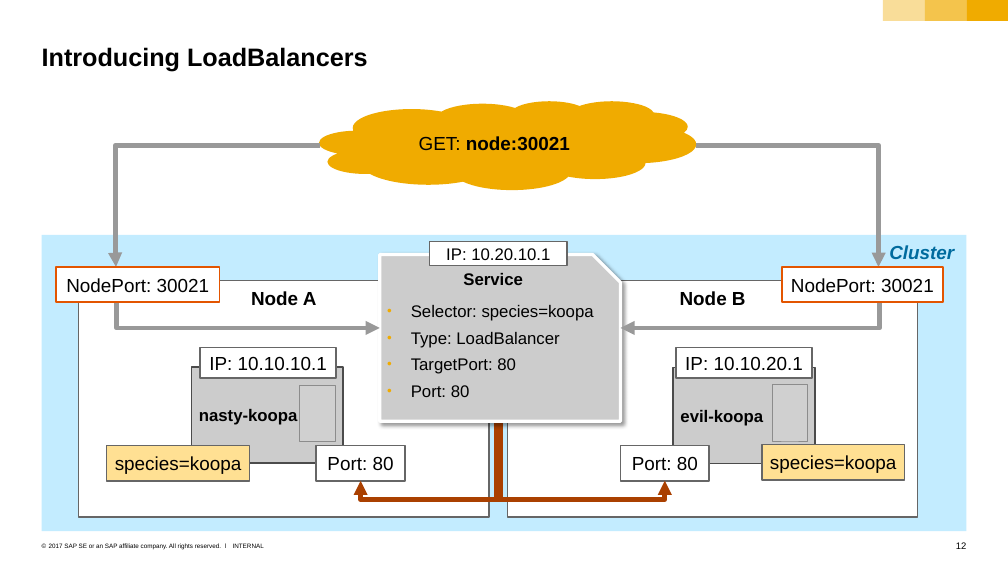
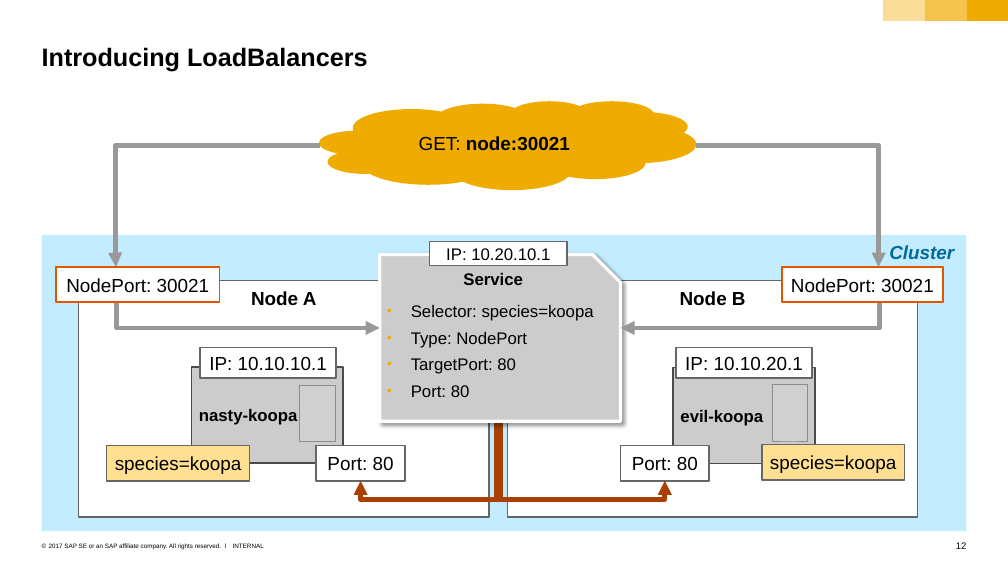
Before and after one commit to cuijiyao01/docker-k8s-training, a slide deck: slide 12 of kubernetes/04_networking_services.pptx. Drawn at 1008x567 pixels with LibreOffice and Linux fonts; fonts in the diff are those of the drawing; grey boxes stand for pictures. Boxes give left, top, right and bottom in pixels: in the first picture for what was removed or moved away, otherwise in the second. Text is boxed around its words. In the diff, an @@ line names an element or a change of style, - is before the commit and + after.

Commit message:
fix #244

```diff
--- a/kubernetes/04_networking_services.pptx
+++ b/kubernetes/04_networking_services.pptx
@@ text in snip rect at [411, 332, 527, 348]: text changed @@
-• Type: LoadBalancer
+• Type: NodePort
```
Also in this commit, not shown: 1 other slide changed.
